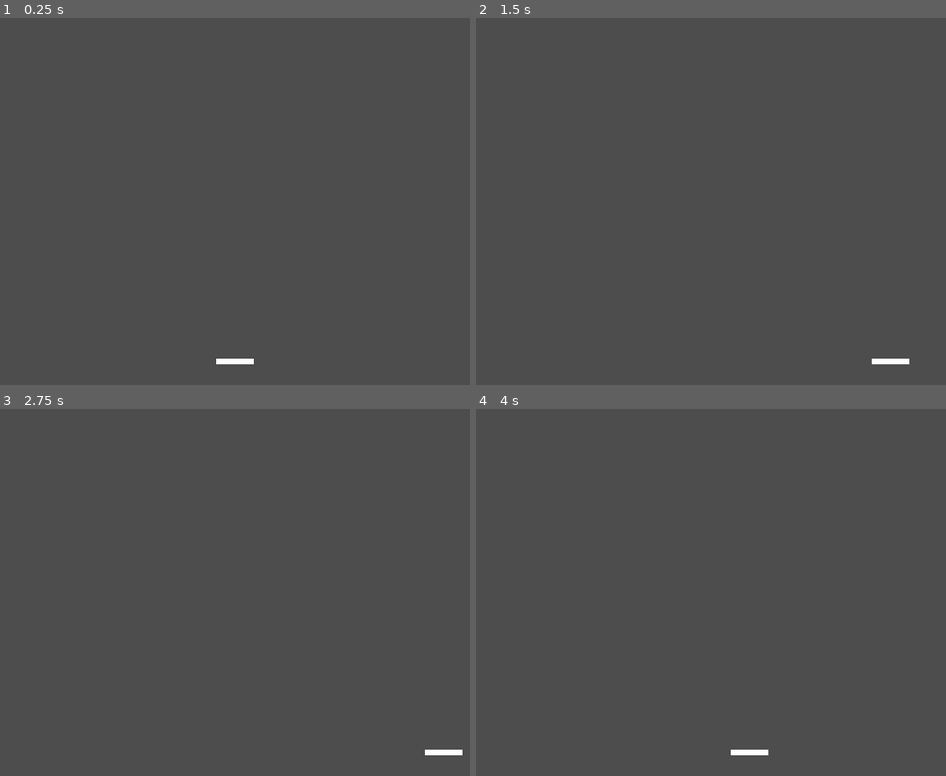
Above: before the commit, frames 1-4 (two rows, left to right).
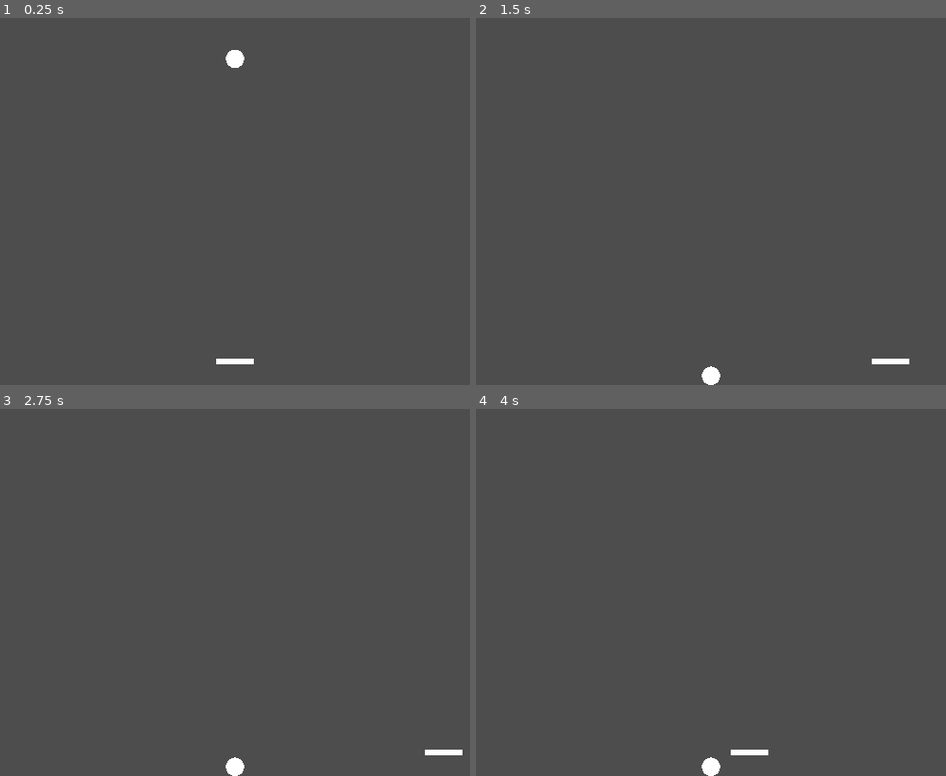
Above: after the commit, the same moments.

Repository: akay4ty7/godot-pong
Game: Godot game, scene res://scene/main.tscn
Two runs of this game, one before a commit and one after it. Both use one fixed random seed, a clock stepped at 60 frames per second and the inputs below. The project has no main scene, so this scene is started directly.
Inputs:
- Up to frame 1 (0.25 s): no input
- Up to frame 2 (1.5 s): hold D (right) 0.53-1.28 s; tap Enter at 1.25 s; hold A (left) from 1.28 s (still down)
- Up to frame 3 (2.75 s): tap Space at 2 s; release A (left) at 2.03 s; hold D (right) from 2.03 s (still down)
- Up to frame 4 (4 s): tap Enter at 2.75 s; tap Space at 3.5 s; release D (right) at 3.53 s; hold A (left) from 3.53 s (still down)

The runs differ from the first frame. In frame 1, 0.2% of the frame differs, in the area x 48-52%, y 8-14%; in frame 2, 0.2%; in frame 3, 0.2%; in frame 4, 0.2%.

Commit message:
Add ball to main scene

Diff:
--- /dev/null
+++ b/scene/ball.tscn
@@ -0,0 +1,18 @@
+[gd_scene load_steps=3 format=3 uid="uid://uyu8ba2jawvu"]
+
+[sub_resource type="CircleShape2D" id="CircleShape2D_0p8o4"]
+
+[sub_resource type="CanvasTexture" id="CanvasTexture_nhuh5"]
+
+[node name="Ball" type="Node2D"]
+scale = Vector2(0.75, 0.75)
+
+[node name="RigidBody2D" type="RigidBody2D" parent="."]
+mass = 0.1
+
+[node name="CollisionShape2D" type="CollisionShape2D" parent="RigidBody2D"]
+shape = SubResource("CircleShape2D_0p8o4")
+
+[node name="Polygon2D" type="Polygon2D" parent="RigidBody2D"]
+texture = SubResource("CanvasTexture_nhuh5")
+polygon = PackedVector2Array(0, 10, 4, 9, 7, 7, 9, 4, 10, 0, 9, -4, 7, -7, 4, -9, 0, -10, -4, -9, -7, -7, -9, -4, -10, 0, -9, 4, -7, 7, -4, 9)
--- a/scene/main.tscn
+++ b/scene/main.tscn
@@ -1,6 +1,7 @@
-[gd_scene load_steps=3 format=3 uid="uid://bvbfhxma1hirq"]
+[gd_scene load_steps=4 format=3 uid="uid://bvbfhxma1hirq"]
 
 [ext_resource type="PackedScene" uid="uid://3cixwuw1hbxn" path="res://scene/player.tscn" id="1_1a3qo"]
+[ext_resource type="PackedScene" uid="uid://uyu8ba2jawvu" path="res://scene/ball.tscn" id="2_bdxrl"]
 
 [sub_resource type="RectangleShape2D" id="RectangleShape2D_aawrx"]
 
@@ -42,3 +43,5 @@
 
 [node name="CollisionShape2D" type="CollisionShape2D" parent="Walls/BottomWall"]
 shape = SubResource("RectangleShape2D_aawrx")
+
+[node name="Ball" parent="." instance=ExtResource("2_bdxrl")]
